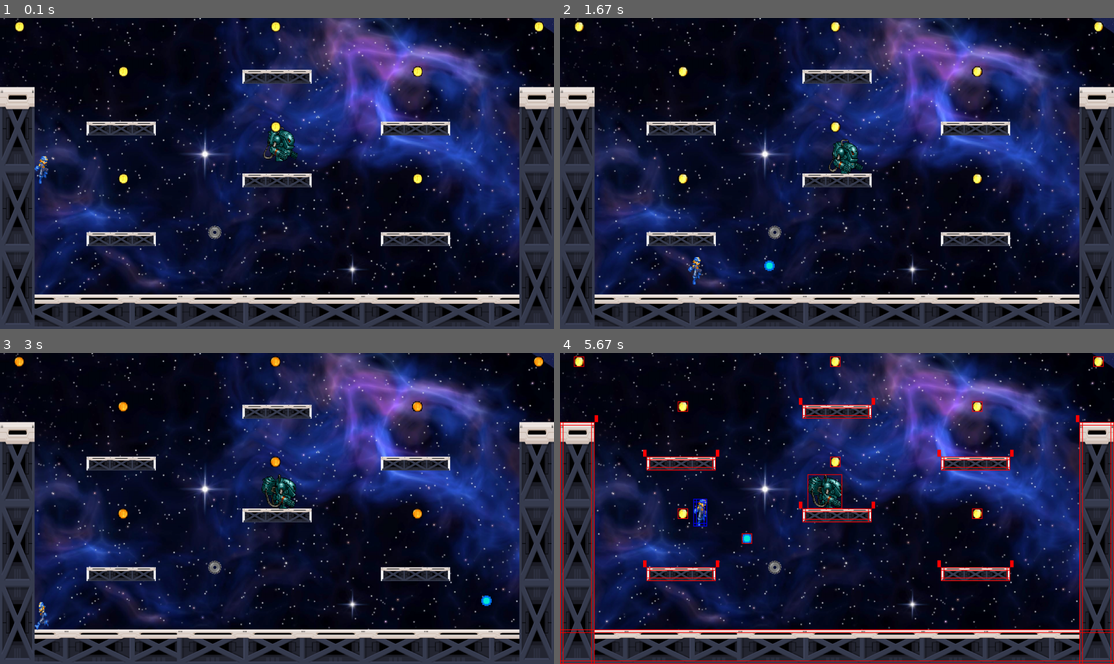
Above: before the commit, frames 1-4 (two rows, left to right).
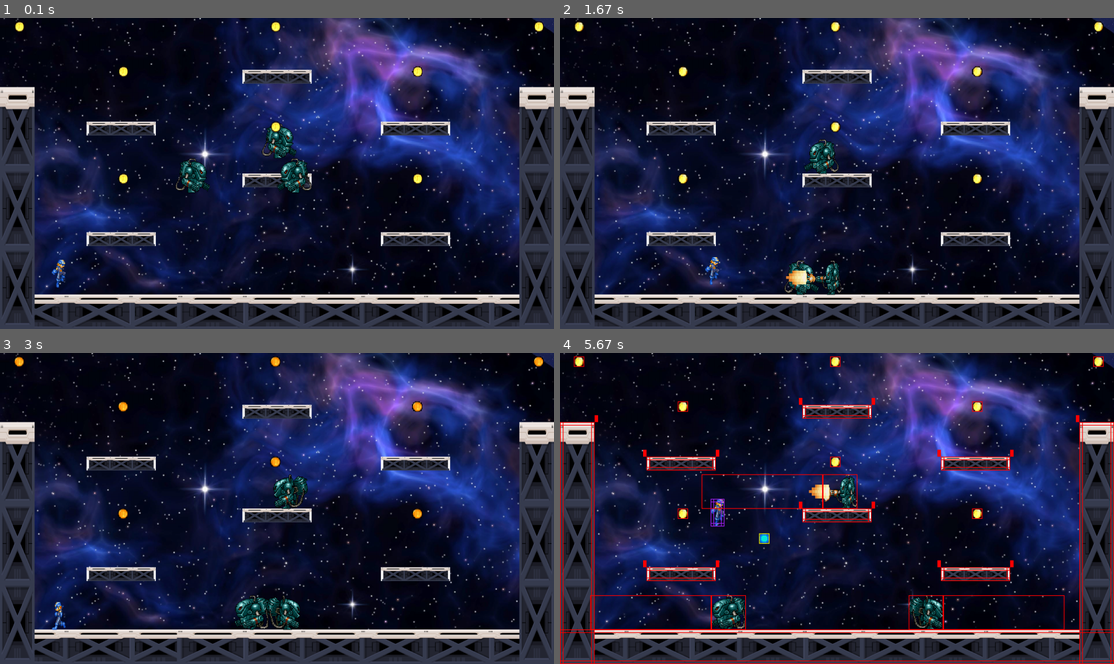
Above: after the commit, the same moments.

Repository: EnzoPose/Game_project_PyGame
Game: pygame game, started from main.py
Two runs of this game, one before a commit and one after it. Both use one fixed random seed, a clock stepped at 60 frames per second and the inputs below.
Inputs:
- Up to frame 1 (0.1 s): no input
- Up to frame 2 (1.67 s): tap Space at 0.33, 0.73, 1.03, 1.23, 1.57 s; hold Right 0.67-1.13 s; hold Up 1.17-1.47 s; hold Right from 1.5 s (still down)
- Up to frame 3 (3 s): tap Space at 1.87, 2.07, 2.37, 2.63, 2.93 s; release Right at 1.97 s; hold Left 2-2.53 s; hold Left 2.57-2.97 s
- Up to frame 4 (5.67 s): tap Tab at 3 s; hold Up 3.33-3.7 s; tap Space at 3.4, 3.8, 4.1, 4.47, 4.77, 4.97, 5.27, 5.47 s; hold Right 3.73-4.37 s; hold Left 4.4-4.87 s; hold Right 4.9-5.37 s; hold Up from 5.4 s (still down)

The runs differ from the first frame. In frame 1, 1.5% of the frame differs, in the area x 6-57%, y 33-87%; in frame 2, 1.8%; in frame 3, 1.7%; in frame 4, 2.9%, in the area x 5-92%, y 38-89%.

Commit message:
Agrego funcionalidades a la clase enemigo

Diff:
--- a/auxiliar/animaciones.py
+++ b/auxiliar/animaciones.py
@@ -1,12 +1,15 @@
 from models.auxiliar import SurfaceManager as sf
 import pygame
 from auxiliar.configuraciones import flip_images
+import os
 
-def obtain_animation_list(list:list[str]):
-        aux_list = []
-        for path in list:
-                aux_list.append(pygame.image.load(path))
-        return aux_list
+def obtain_animations(dict:dict[str]):
+        loaded_images = {}
+        for key,values in dict.values():
+                loaded_frames = []
+                for frame in values:
+                        loaded_frames.append(pygame.image.load(fr"{frame}"))
+                loaded_images[key] = loaded_frames
 
 
 coin = [pygame.image.load(r"assets\img\Items\Coin\0.png"),
@@ -70,8 +73,8 @@
 diccionario_animaciones_personaje["walk_l"] = personaje_walk_l
 diccionario_animaciones_personaje["jump"] = personaje_jump
 diccionario_animaciones_personaje["jump_l"] = personaje_jump_l
-diccionario_animaciones_personaje["attack"] = personaje_attack
-diccionario_animaciones_personaje["attack_l"] = personaje_attack_l
+diccionario_animaciones_personaje[r"attack"] = personaje_attack
+diccionario_animaciones_personaje[r"attack_l"] = personaje_attack_l
 
 
 enemy_walk_l = [pygame.image.load(r"assets\img\Enemy\Walk\0.png"),
@@ -92,7 +95,18 @@
                 pygame.image.load(r"assets\img\Enemy\Walk\15.png"),]
 
 enemy_walk = flip_images(enemy_walk_l,True)
+enemy_attack_l = [pygame.image.load(r"assets\img\Enemy\Attack\0.png"),
+                pygame.image.load(r"assets\img\Enemy\Attack\1.png"),
+                pygame.image.load(r"assets\img\Enemy\Attack\2.png"),
+                pygame.image.load(r"assets\img\Enemy\Attack\3.png"),
+                pygame.image.load(r"assets\img\Enemy\Attack\4.png")]
+
+enemy_attack = flip_images(enemy_attack_l,True)
+
 enemy_dict = {}
+
 
 enemy_dict["walk"] = enemy_walk
 enemy_dict["walk_l"] = enemy_walk_l
+enemy_dict["attack"] = enemy_attack
+enemy_dict["attack_l"] = enemy_attack_l
--- a/auxiliar/configs.json
+++ b/auxiliar/configs.json
@@ -27,16 +27,18 @@
             ]
         },
         "Enemy": {},
-        "Boss": {}
+        "Boss": {},
+        "Items": {},
+        "Platforms":0
 
     },
 
     "Stats":{
-        "Level_1": 1,
+        "stage_1": 1,
 
-        "Level_2": 2,
+        "stage_2": 2,
 
-        "Level_3": 3,
+        "stage_3": 3,
 
         "Animations":1
     }
--- a/main.py
+++ b/main.py
@@ -19,7 +19,7 @@
 back_img = pg.image.load(r'assets\img\Backgrounds\forest\1920x1080.jpg')
 back_img = pg.transform.scale(back_img, (ANCHO_VENTANA, ALTO_VENTANA))
 
-vegeta = Player(diccionario_animaciones_personaje["idle"][0],(100,400),diccionario_animaciones_personaje,10,(40,80))
+vegeta = Player(diccionario_animaciones_personaje["idle"][0],(150,700),diccionario_animaciones_personaje,10,(40,80),100,20)
 
 
 floor = Platform("assets\img\Platforms\Metal_floor.png",(0,ALTO_VENTANA-100),None,10,(ANCHO_VENTANA,100))
@@ -50,8 +50,11 @@
 
 juego_ejecutandose = True
 
-enemy = Enemy(enemy_dict["walk"][0],(750,300),enemy_dict,10,(100,100))
-enemy_list = [enemy]
+enemy = Enemy(enemy_dict["walk"][0], (750,300),enemy_dict,10,(100,100),100,20)
+
+enemy_2 = Enemy(enemy_dict["walk"][0], (500,400),enemy_dict,10,(100,100),100,20)
+enemy_3 = Enemy(enemy_dict["walk"][0], (800,400),enemy_dict,10,(100,100),100,20)
+enemy_list = [enemy,enemy_2,enemy_3]
 while juego_ejecutandose:
     lista_eventos = pg.event.get()
     for event in lista_eventos:
@@ -64,16 +67,20 @@
                 juego_ejecutandose = False
                 break
 
-
     screen.blit(back_img, back_img.get_rect())
 
     for platform in platform_list:
         platform.update(screen)
 
     vegeta.update(screen,platform_list,coin_list,enemy_list)
-    enemy.update(screen,platform_list,[vegeta])
-    trap.update(screen)
     trap.animate(trap.actions["idle"])
+
+    for enemy in enemy_list:
+        if enemy.life <= 0:
+            enemy_list.remove(enemy)
+        else:
+            enemy.update(screen,platform_list,[vegeta])
+
 
     for coin in coin_list:
         if not coin.colition:
@@ -81,9 +88,8 @@
             coin.update(screen)
 
     if get_mode():
-        pg.draw.rect(screen,"Red",enemy.colliders["main"],2)
         for collider_side in vegeta.colliders:
-            pg.draw.rect(screen,"Blue",vegeta.colliders[collider_side],2)
+            pg.draw.rect(screen,"Purple",vegeta.colliders[collider_side],2)
 
         for platform in platform_list:
             for side_collider_key in platform.colliders:
@@ -93,10 +99,14 @@
 
         for projectile in vegeta.projectile_list:
             for side in projectile.colliders:
-                pg.draw.rect(screen,"Red",projectile.colliders[side],2)
+                pg.draw.rect(screen,"Yellow",projectile.colliders[side],2)
 
         for coin in coin_list:
             pg.draw.rect(screen,"Red",coin.rect,2)
+
+        for enemy in enemy_list:
+            pg.draw.rect(screen,"Red",enemy.colliders["main"],2)
+            pg.draw.rect(screen,"Red",enemy.pov_rect,2)
     clock.tick(FPS)
     pg.display.update()
 
--- a/models/Enemy/class_enemy.py
+++ b/models/Enemy/class_enemy.py
@@ -4,57 +4,77 @@
 from models.constantes import ANCHO_VENTANA
 
 class Enemy(Charapter):
-    def __init__(self, surface: pg.surface, initial_position: tuple, animations: dict, rect_diference: int, size: int):
-        super().__init__(surface, initial_position, animations, rect_diference, size)
+    def __init__(self, surface: pg.surface, initial_position: tuple, animations: dict, rect_diference: int, size: int,life:int,damage:int):
+        super().__init__(surface, initial_position, animations, rect_diference, size,life,damage)
 
+        self.last_shot = 0
         self.is_doing = "walk"
-        self.my_floor = None
+        self.previous_action = None
         self.is_jumping = True
+        self.is_alive = True
+        self.is_looking_player = False
+        self.pov_rect = pg.rect.Rect(self.colliders["main"].left - 200, self.colliders["main"].top + 50 , 350,self.height) if not self.is_loking_right else \
+        pg.rect.Rect(self.colliders["main"].right + 200, self.colliders["main"].top + 50 , 350,self.height)
+
+    def kill(self):
+        self.is_alive = False
+
+    def check_collition_platform(self,platform_list:list[Platform]):
+        for platform in platform_list:
+            if self.colliders["right"].colliderect(platform.colliders["left"]) or self.colliders["main"].right >= ANCHO_VENTANA \
+                or self.colliders["right"].colliderect(platform.rect_for_collide_enemy_r):
+                self.is_loking_right = False
+                self.is_doing = "walk_l"
+
+            elif self.colliders["left"].colliderect(platform.colliders["right"]) or self.colliders["main"].left <= 0 \
+                or self.colliders["left"].colliderect(platform.rect_for_collide_enemy_l):
+                self.is_loking_right = True
+                self.is_doing = "walk"
+
+    def verify_is_looking_player(self,player):
+        if self.pov_rect.colliderect(player.colliders["main"]):
+            self.is_looking_player = True
+            self.is_doing = "attack"
+        else:
+            self.is_looking_player = False
+            if self.is_loking_right:
+                self.is_doing = "walk"
+            else: self.is_doing = "walk_l"
 
 
-    def check_collition_platform(self,platform_list:list[Platform]):
-        self.gravity_fall()
-        for platform in platform_list:
-            if self.colliders["right"].colliderect(platform.colliders["left"]) or self.colliders["main"].right >= ANCHO_VENTANA \
-            or self.colliders["right"].colliderect(platform.rect_for_collide_enemy_r):
-
-                self.is_doing = "walk_l"
-            elif self.colliders["left"].colliderect(platform.colliders["right"]) or self.colliders["main"].left <= 0 \
-                or self.colliders["left"].colliderect(platform.rect_for_collide_enemy_l):
-                self.is_doing = "walk"
-
-
-    def obtain_floor(self,platform_list:list[Platform]):
-        if self.my_floor == None:
-            for platform in platform_list:
-                if self.colliders["bottom"].colliderect(platform.colliders["top"]):
-                    self.my_floor = platform
-                    break
-
-    def check_limit_platform(self):
-        if self.colliders["main"].right >= self.my_floor["main"].right:
-            self.is_doing = "walk_l"
-        elif self.colliders["main"].left <= self.my_floor["main"].left:
-            self.is_doing = "walk"
+    def do_attack(self):
+        now = pg.time.get_ticks()
+        if self.is_loking_right:
+            self.animate(self.animations["attack"])
+        else:
+            self.animate(self.animations["attack_l"])
+        if now -self.last_shot > 1500:
+            self.create_projectile(r"assets\img\Enemy\Attack\bullet.png",(60,40))
+            self.last_shot = now
 
     def event_management(self):
         match self.is_doing:
             case "walk":
-                self.speed_x = 5
+                self.speed_x = 3
                 self.move_x()
+                self.pov_rect.left =  self.colliders["main"].right
+                self.pov_rect.top = self.colliders["main"].top
                 self.animate(self.animations["walk"])
             case "walk_l":
-                self.speed_x = -5
+                self.speed_x = -3
                 self.move_x()
+                self.pov_rect.right = self.colliders["main"].left
+                self.pov_rect.top = self.colliders["main"].top
                 self.animate(self.animations["walk_l"])
-
-
-    def verify_pathing(self,platform_list):
-        pass
+            case "attack":
+                if self.is_looking_player:
+                    self.speed_x = 0
+                    self.do_attack()
 
 
     def update(self,screen,platform_list,enemy_list):
         self.gravity_fall()
+        self.verify_is_looking_player(enemy_list[0])
         self.event_management()
         self.check_collition_platform(platform_list)
         super().verify_colission_platforms(platform_list)
--- a/models/Projectile/class_projectile.py
+++ b/models/Projectile/class_projectile.py
@@ -1,28 +1,42 @@
 import pygame
 from models.constantes import ANCHO_VENTANA
 from models.Items.class_item import Item
+from models.platform.class_patform import Platform
+# from models.Enemy.class_enemy import Enemy
+# from models.player.class_player import Player
 
 class Projectile(Item):
-    def __init__(self, surface: pygame.Surface, initial_position: tuple, actions: dict, rect_diference: int, size: tuple):
+    def __init__(self, surface: pygame.Surface, initial_position: tuple, actions: dict, rect_diference: int, size: tuple,damage):
         super().__init__(surface, initial_position, actions, 0, size)
         self.speed = 0
+        self.damage = damage
 
-    def check_collide_platform(self,platform_list,projectile_list,enemy_list):
-        rect_list = []
+    def check_collide(self,platform_list,projectile_list,enemy_list):
+        object_list = []
         for platform in platform_list:
-            rect_list.append(platform.colliders["main"])
+            object_list.append(platform)
 
         for enemy in enemy_list:
-            rect_list.append(enemy.colliders["main"])
+            object_list.append(enemy)
 
-        for rect in rect_list:
-            if self.colliders["main"].colliderect(rect):
+        for object in object_list:
+            if self.colliders["main"].colliderect(object.colliders["main"]):
                 self.kill(projectile_list)
+                if type(object) != Platform:
+                    object.life -= self.damage
 
     def update(self, screen,platform_list,projectile_list,enemy_list):
         self.rect.x += self.speed
-        self.check_collide_platform(platform_list,projectile_list,enemy_list)
+        self.check_collide(platform_list,projectile_list,enemy_list)
 
         if self.rect.x > ANCHO_VENTANA or self.rect.x < 0:
             self.set_colition(True)
         super().update(screen)
+
+    # def check_collide(self,platform_list,projectile_list,enemy_list):
+    #     rect_list = []
+    #     for platform in platform_list:
+    #         rect_list.append(platform.colliders["main"])
+
+    #     for enemy in enemy_list:
+    #         rect_list.append(enemy.colliders["main"])
--- a/models/charapter/charapter.py
+++ b/models/charapter/charapter.py
@@ -6,9 +6,11 @@
 
 class Charapter(Object):
 
-    def __init__(self, surface:pg.surface, initial_position: tuple ,animations:dict,rect_diference:int,size:int):
+    def __init__(self, surface:pg.surface, initial_position: tuple ,animations:dict,rect_diference:int,size:int,life:int,damage:int):
         super().__init__(surface,initial_position,animations,rect_diference, size)
 
+        self.life = life
+        self.damage = damage
         ##Movement
         self.speed_x = 0
 
@@ -85,11 +87,11 @@
     def create_projectile(self,image_path,size):
         surface = pg.transform.scale(pg.image.load(image_path),size)
         if self.is_loking_right:
-            projectile = Projectile(surface,(self.rect.right, self.rect.centery - 20),None,0,size)
+            projectile = Projectile(surface,(self.rect.right, self.rect.centery - 20),None,0,size,self.damage)
             projectile.speed = 20
         else:
             surface = pg.transform.flip(surface,True,False)
-            projectile = Projectile(surface,(self.rect.left, self.rect.centery - 20),None,0,size)
+            projectile = Projectile(surface,(self.rect.left, self.rect.centery - 20),None,0,size,self.damage)
             projectile.speed = -20
         self.projectile_list.append(projectile)
 
@@ -99,7 +101,7 @@
             projectile.update(screen,platform_list,self.projectile_list,enemy_list)
             if projectile.colition:
                 projectile.kill(self.projectile_list)
-                print(len(self.projectile_list))
+
 
 
     def update(self,screen,platform_list,enemy_list):
--- /dev/null
+++ b/models/class_game/game.py
@@ -0,0 +1,25 @@
+import json
+import pygame
+
+from models.player.class_player import Player
+from constantes import ANCHO_VENTANA,ALTO_VENTANA,FPS
+
+class Game:
+    def __init__(self) -> None:
+        self.executing = True
+        self.surface = pygame.display.set_mode((ANCHO_VENTANA,ALTO_VENTANA))
+        pygame.init()
+        self.actual_stage_number = 1
+        self.clock = pygame.time.Clock()
+        self.actual_stage = None
+        self.initial_player_config = self.__get_configs().get("player")
+
+    def __get_configs(self) -> dict:
+        try:
+            with open('./configs/config.json', 'r') as configs:
+                return json.load(configs)[f'stage_{self.__actual_stage_number}']
+        except Exception as e:
+            pass
+
+    def run_game():
+        player_megaman = Player()
--- a/models/player/class_player.py
+++ b/models/player/class_player.py
@@ -4,13 +4,12 @@
 from models.constantes import ANCHO_VENTANA,ALTO_VENTANA
 
 class Player(Charapter):
-    def __init__(self, surface: pg.surface, initial_position: tuple, animations: dict, rect_diference: int,size:tuple):
-        super().__init__(surface, initial_position, animations, rect_diference,size)
+    def __init__(self, surface: pg.surface, initial_position: tuple, animations: dict, rect_diference: int,size:tuple,life:int,damage:int):
+        super().__init__(surface, initial_position, animations, rect_diference,size,life,damage)
 
-
+        self.is_invulnerable = False
         self.is_doing = None
         self.last_shot = 0
-        self.life = 0
         self.score = 0
 
 
